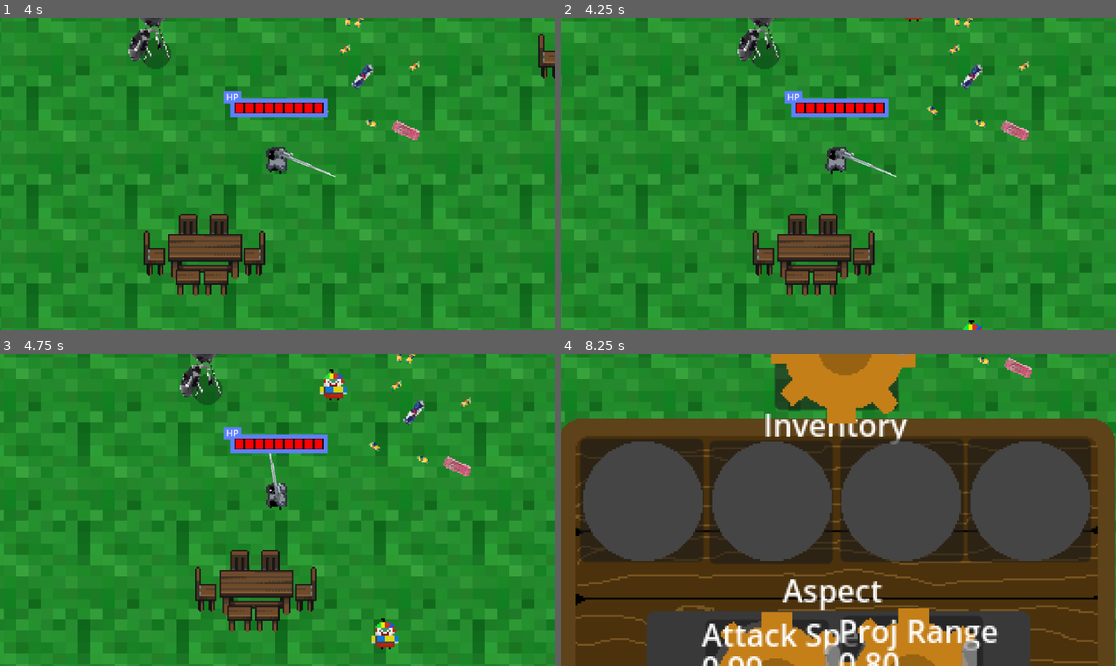
Above: before the commit, frames 1-4 (two rows, left to right).
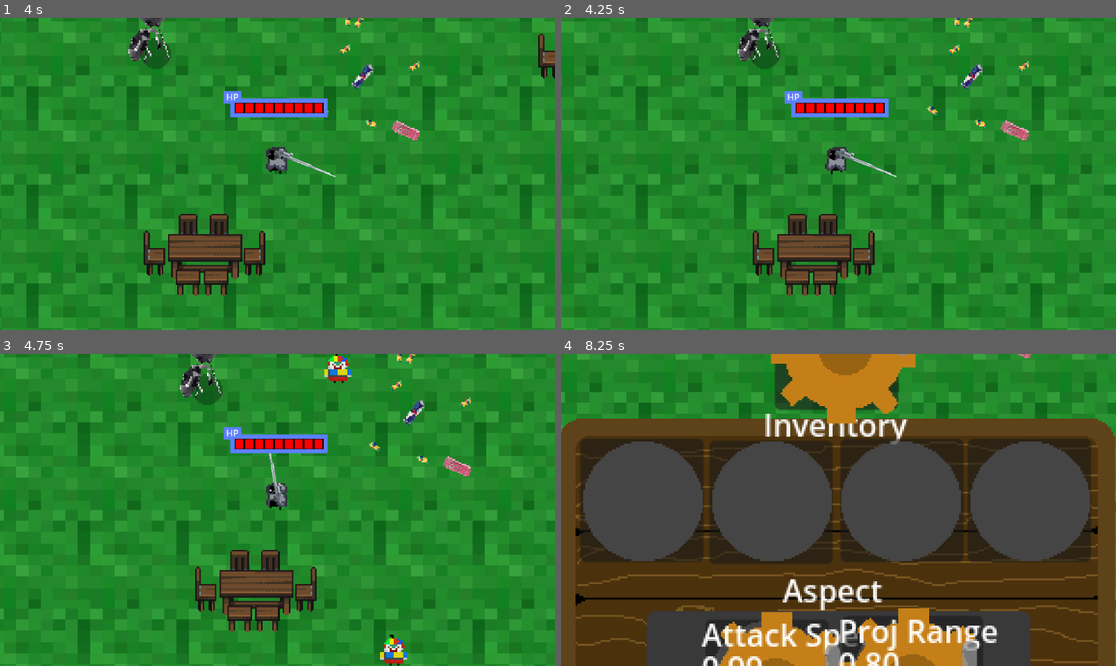
Above: after the commit, the same moments.

Repository: Titanothere/Sphelsylt-LV1-LP4-2025
Game: Godot game, scene res://scenes/game.tscn
Same seed, same stepped clock (60 frames per second), same inputs: the game is played once before the commit and once after it.
Inputs (mouse positions are in pixels of both pictures, inside the frame that each line leads up to):
- Up to frame 1 (4 s): tap Enter at 0.5 s; move the mouse to (399, 158) at 0.52 s; hold Right (ui_right) 0.53-1.25 s; click (399, 158) at 0.67 s; drag from (166, 189) to (277, 142) at 1.27 s; move the mouse to (333, 105) at 2.02 s; hold Right (ui_right) 2.03-2.75 s; drag from (249, 236) to (111, 127) at 2.77 s; move the mouse to (444, 220) at 3.52 s; hold Left (ui_left) from 3.53 s (still down)
- Up to frame 2 (4.25 s): keep holding Left (ui_left)
- Up to frame 3 (4.75 s): release Left (ui_left) at 4.25 s; drag from (111, 463) to (271, 488) at 4.27 s
- Up to frame 4 (8.25 s): move the mouse to (866, 510) at 5.02 s; hold Down (ui_down) 5.03-5.75 s; click (866, 510) at 5.17 s; drag from (755, 432) to (727, 525) at 5.77 s; move the mouse to (960, 494) at 6.52 s; hold Up (ui_up) 6.53-7.25 s; drag from (727, 525) to (832, 491) at 7.27 s; move the mouse to (894, 441) at 8.02 s; hold Down (ui_down) from 8.03 s (still down)

Frame 1 is identical in both runs. In frame 2, less than 0.1% of the frame differs, in the area x 61-76%, y 0-100%; in frame 3, 1.1%; in frame 4, 2.8%, in the area x 0-100%, y 0-87%.

Commit message:
enemy: Acceleration based movement

Diff:
--- a/scripts/enemy.gd
+++ b/scripts/enemy.gd
@@ -1,5 +1,7 @@
 extends CharacterBody2D
 var lastHit = -1
+const DRAGFACTOR = 0.5
+const ACCELERATION = 150
 const SPEED = 50
 var bad_fix : float = 0.5
 signal death
@@ -12,8 +14,11 @@
 		$AnimatedSprite2D.play("move")
 	var angle = player.get_angle_to(self.position)
 
-	velocity.x = -cos(angle) * SPEED
-	velocity.y = -sin(angle) * SPEED
+	var targetVelocity = Vector2(-cos(angle) * SPEED, -sin(angle) * SPEED)
+
+	velocity += (targetVelocity - velocity).normalized() * ACCELERATION * delta
+
+	velocity = velocity * (DRAGFACTOR ** delta)
 
 	move_and_slide()
 
